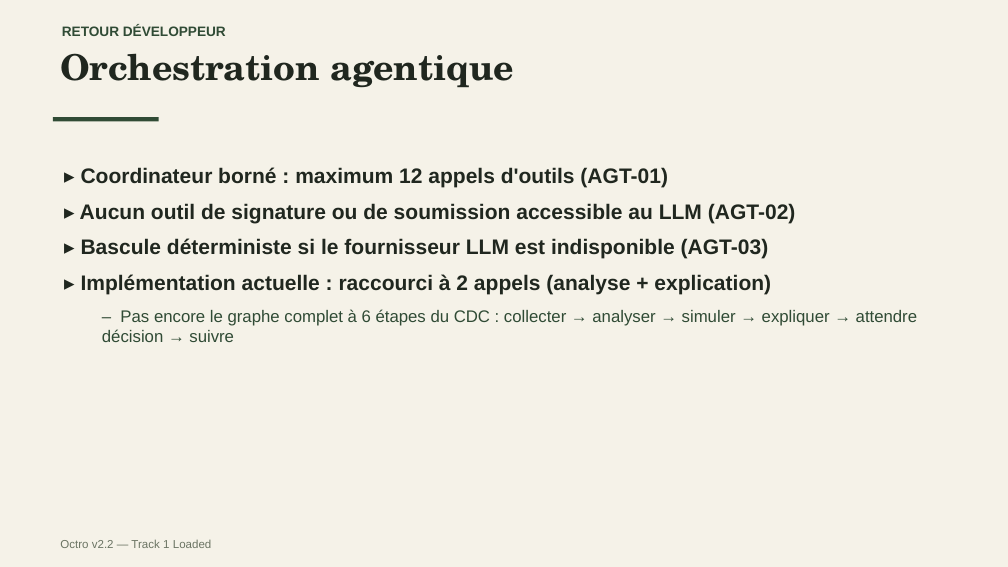
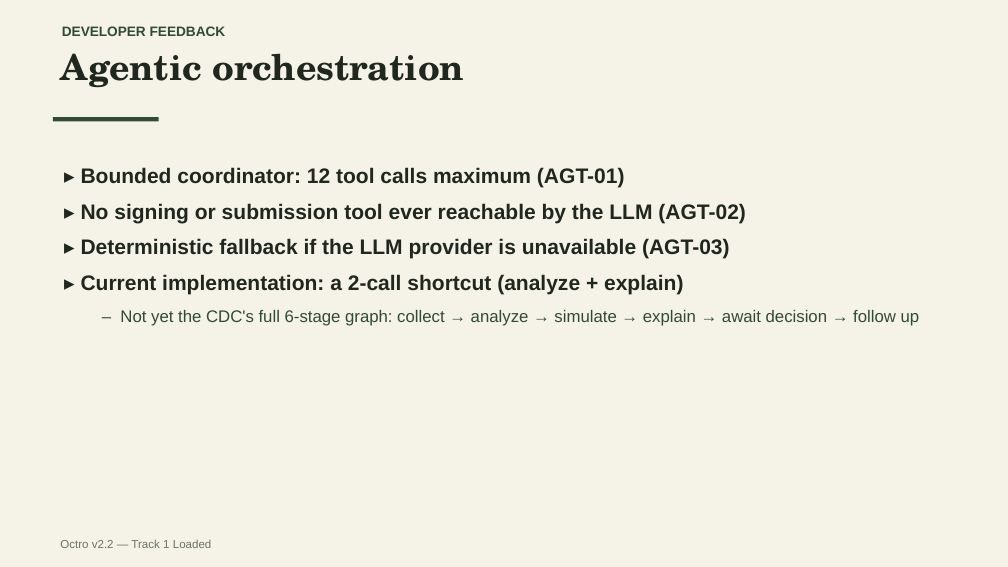
Before and after one commit to KaiZenKOS/Octro, a slide deck: slide 7 of docs/presentation/octro-presentation.pptx. Drawn at 1008x567 pixels with LibreOffice and Linux fonts; fonts in the diff are those of the drawing. Boxes give left, top, right and bottom in pixels: in the first picture for what was removed or moved away, otherwise in the second. Text is boxed around its words. In the diff, an @@ line names an element or a change of style, - is before the commit and + after.

```diff
--- a/docs/presentation/octro-presentation.pptx
+++ b/docs/presentation/octro-presentation.pptx
@@ text at (x1=62, y1=26, x2=226, y2=36): text changed @@
-RETOUR DÉVELOPPEUR
+DEVELOPER FEEDBACK
@@ text at (x1=60, y1=53, x2=464, y2=88): text changed @@
-Orchestration agentique
+Agentic orchestration
@@ text at (x1=81, y1=167, x2=920, y2=326): text changed @@
-▸ Coordinateur borné : maximum 12 appels d'outils (AGT-01)
-▸ Aucun outil de signature ou de soumission accessible au LLM (AGT-02)
-▸ Bascule déterministe si le fournisseur LLM est indisponible (AGT-03)
-▸ Implémentation actuelle : raccourci à 2 appels (analyse + explication)
-  – Pas encore le graphe complet à 6 étapes du CDC : collecter → analyser → simuler → expliquer → attendre décision → suivre
+▸ Bounded coordinator: 12 tool calls maximum (AGT-01)
+▸ No signing or submission tool ever reachable by the LLM (AGT-02)
+▸ Deterministic fallback if the LLM provider is unavailable (AGT-03)
+▸ Current implementation: a 2-call shortcut (analyze + explain)
+  – Not yet the CDC's full 6-stage graph: collect → analyze → simulate → explain → await decision → follow up
```
Also in this commit, not shown: 7 other slides changed, 2 slides added, 2 slides removed.
